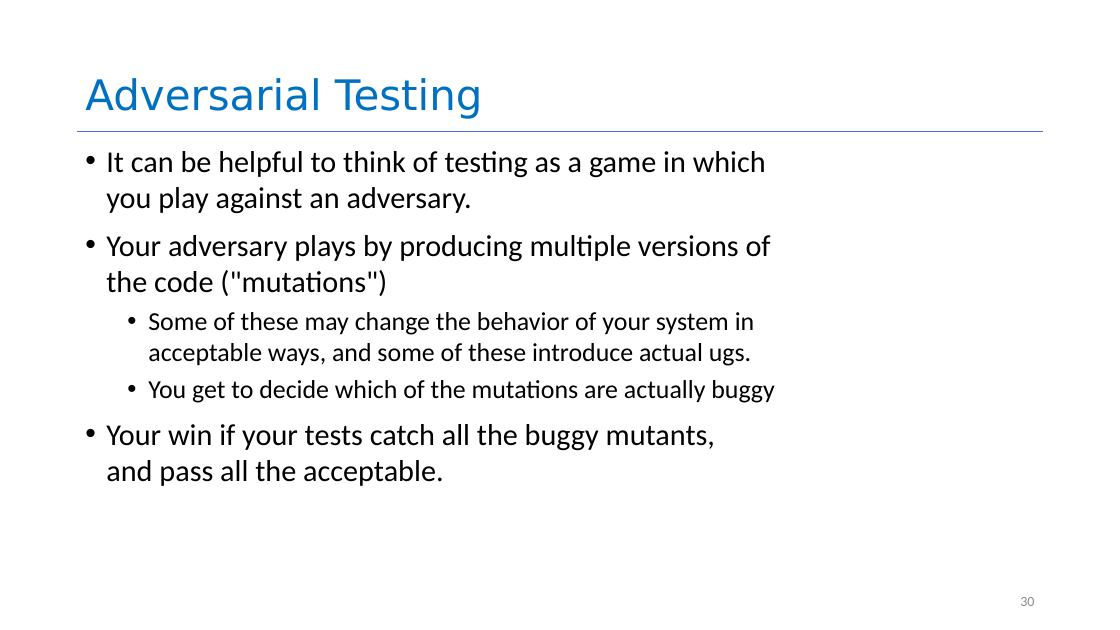
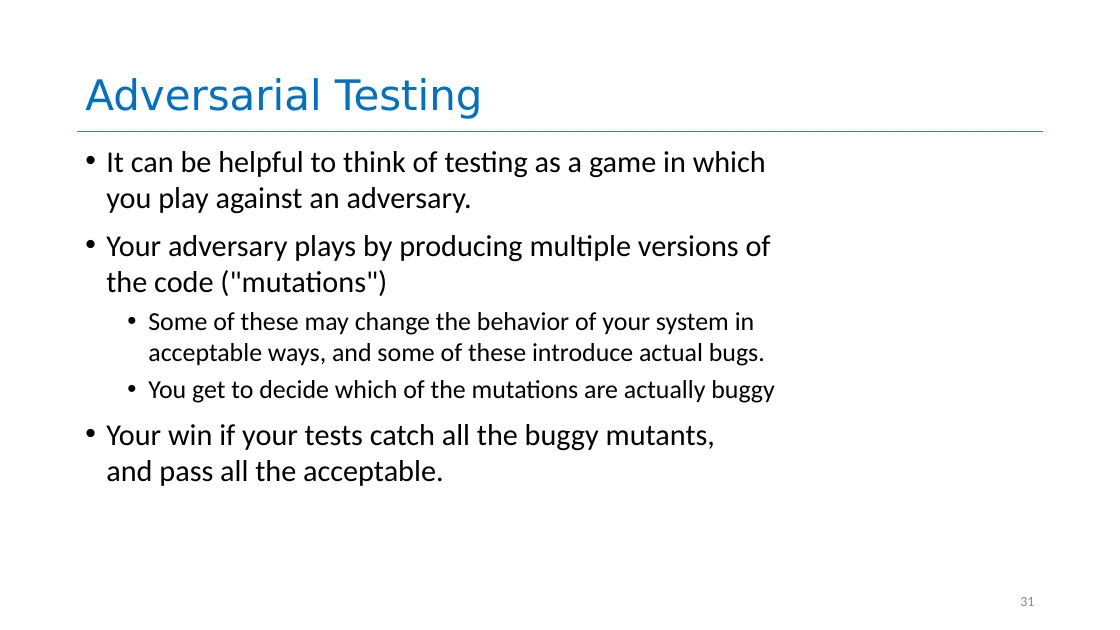
Before and after one commit to neu-se/CS4530-Fall-2026, a slide deck: slide 31 of Slides/Module 03 Unit Testing.pptx (slide 30 before the commit). Drawn at 1120x630 pixels with LibreOffice and Linux fonts; fonts in the diff are those of the drawing. Boxes give left, top, right and bottom in pixels: in the first picture for what was removed or moved away, otherwise in the second. Text is boxed around its words. In the diff, an @@ line names an element or a change of style, - is before the commit and + after.

```diff
--- a/Slides/Module 03 Unit Testing.pptx
+++ b/Slides/Module 03 Unit Testing.pptx
@@ text at bbox=[148, 312, 765, 366]: text changed @@
-  • Some of these may change the behavior of your system in acceptable ways, and some of these introduce actual ugs.
+  • Some of these may change the behavior of your system in acceptable ways, and some of these introduce actual bugs.
@@ page number at bbox=[1020, 597, 1034, 606]: text changed @@
-30
+31
```
Also in this commit, not shown: 7 other slides changed, 2 slides added, 1 slide removed, 1 other file.
